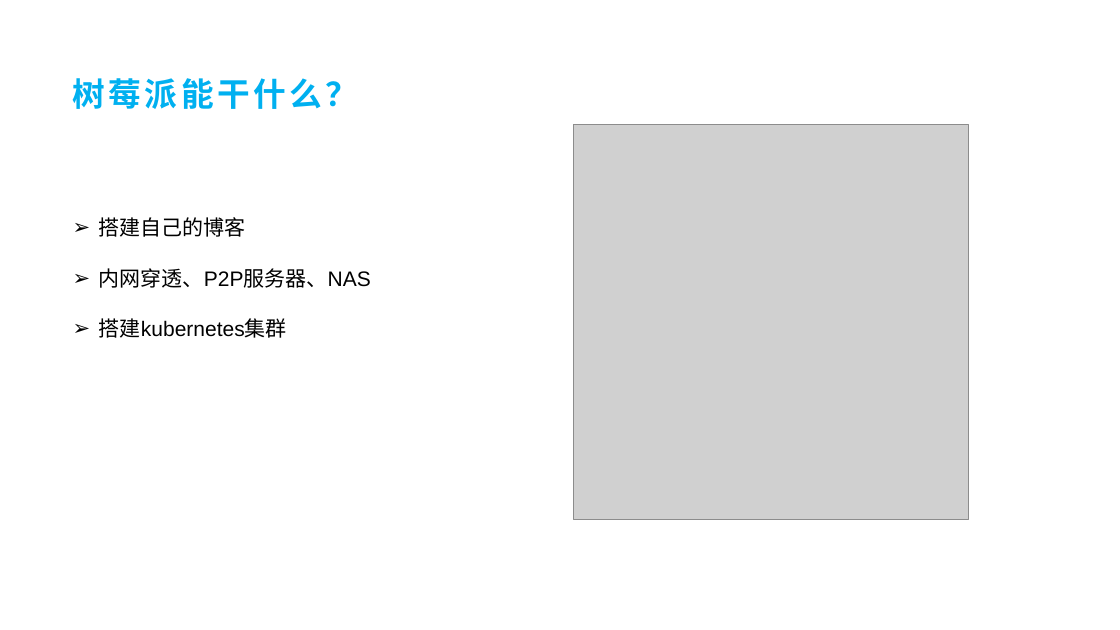
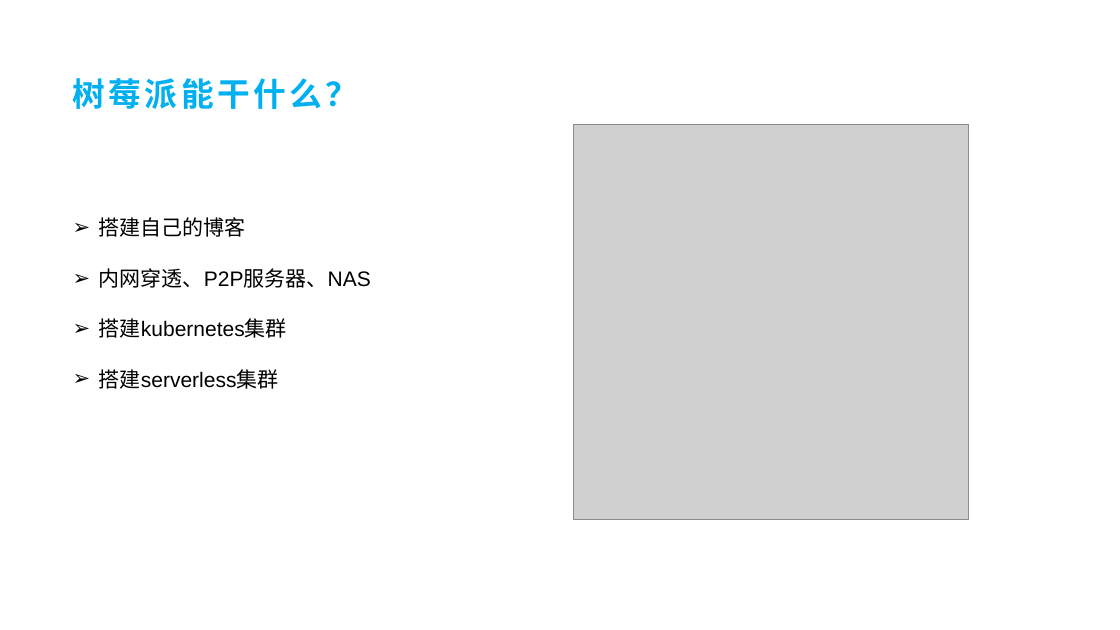
Before and after one commit to fengyuan-liang/notes, a slide deck: slide 5 of 树莓派与内网穿透.pptx. Drawn at 1120x630 pixels with LibreOffice and Linux fonts; fonts in the diff are those of the drawing; grey boxes stand for pictures; background and template pictures are left out. Boxes give left, top, right and bottom in pixels: in the first picture for what was removed or moved away, otherwise in the second. Text is boxed around its words. In the diff, an @@ line names an element or a change of style, - is before the commit and + after.

```diff
--- a/树莓派与内网穿透.pptx
+++ b/树莓派与内网穿透.pptx
@@ text at [99,369,279,389]: paragraph added @@
+➢ 搭建serverless集群
```
Also in this commit, not shown: 3 other slides changed, 15 slides added, 1 slide removed, 1 other file.
